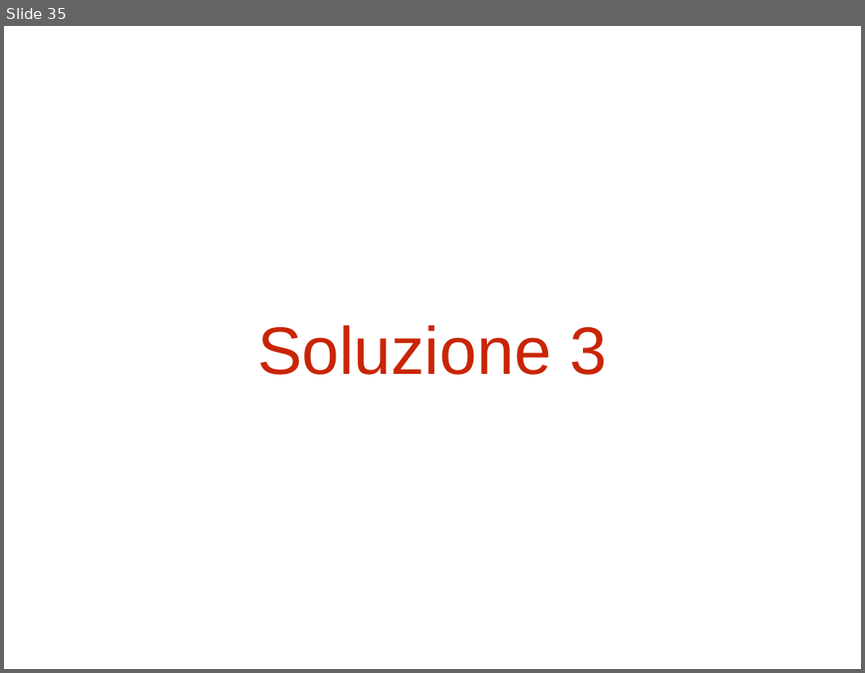
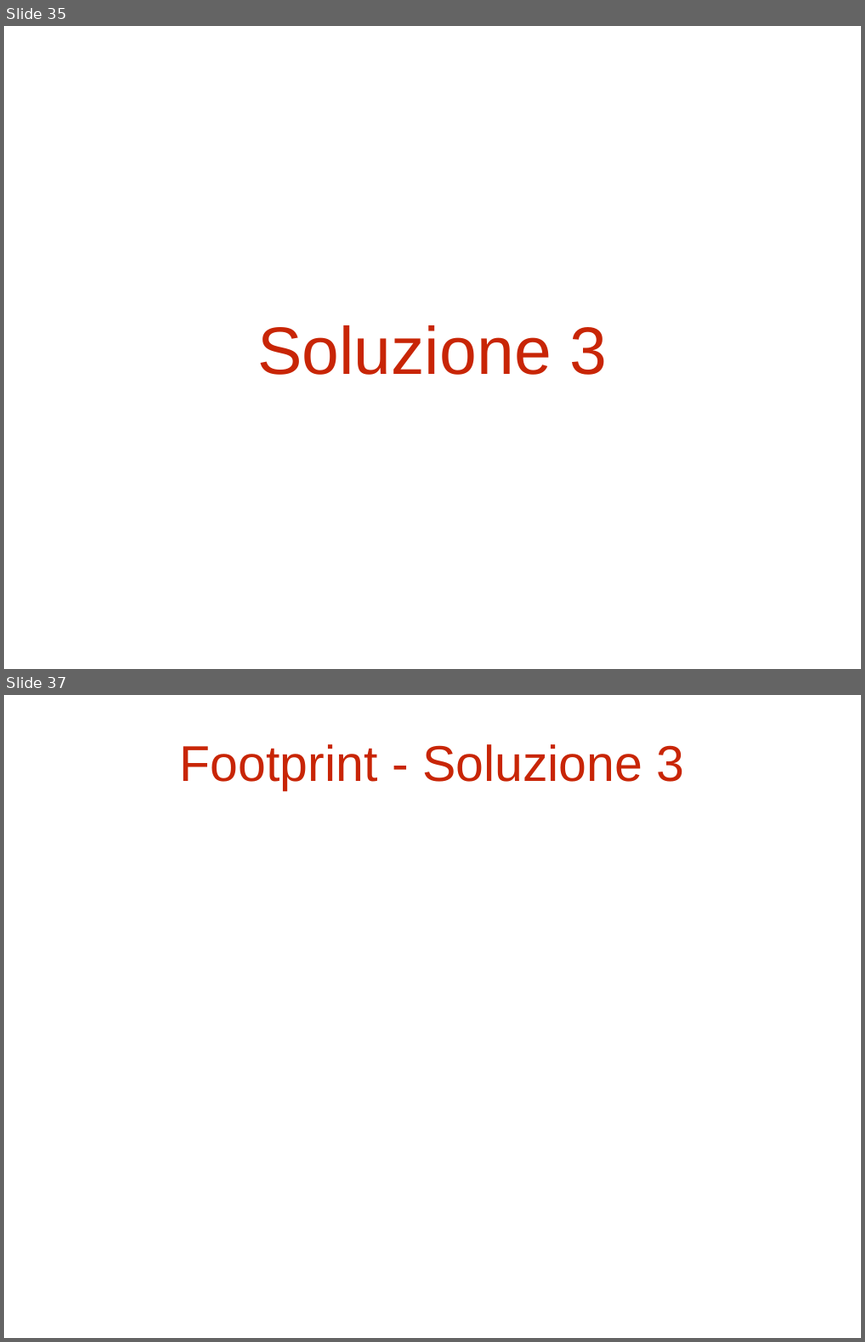
Before and after one commit to Stef23/MRVProject, a slide deck: PDF.pptx. Shown one above the other, each under a label of ours: slide 35 before the commit, slides 35 and 37 after it; the slides between them are not shown. The pictures are 865x673 and 865x1342 pixels, drawn with LibreOffice and Linux fonts; fonts in the diff are those of the drawing. Boxes give left, top, right and bottom in pixels: in the first picture for what was removed or moved away, otherwise in the second. Text is boxed around its words. In the diff, an @@ line names an element or a change of style, - is before the commit and + after.

```diff
--- a/PDF.pptx
+++ b/PDF.pptx
@@ slide 37 added at <box>4,695,861,1338</box>, background #FFFFFF @@
@@ title added at <box>180,744,685,790</box>, 60 pt, text #C82506 @@
+Footprint - Soluzione 3
```
Also in this commit, not shown: 7 slides changed, 21 other slides added, 2 slides removed, 5 other files.
